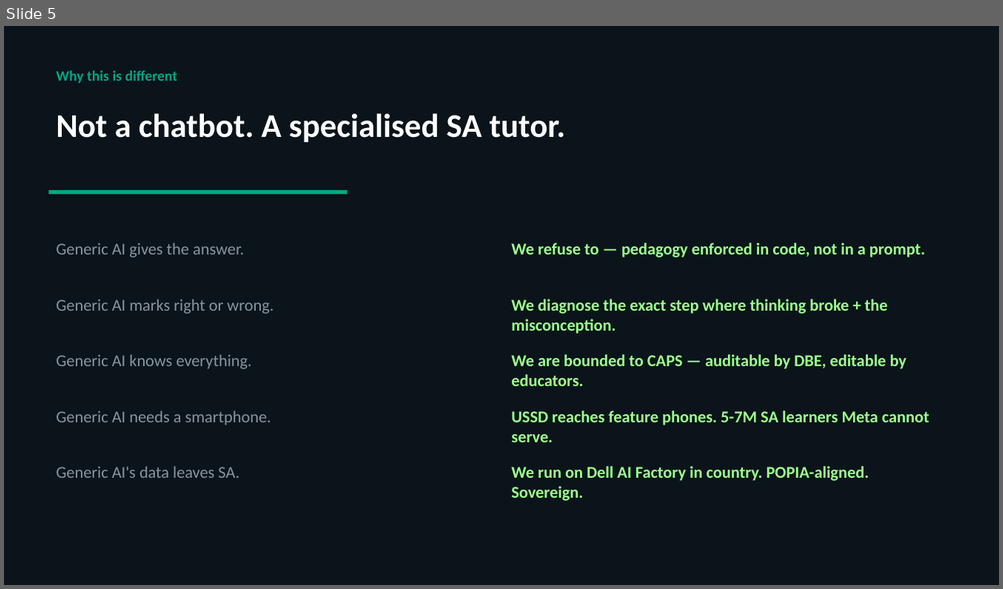
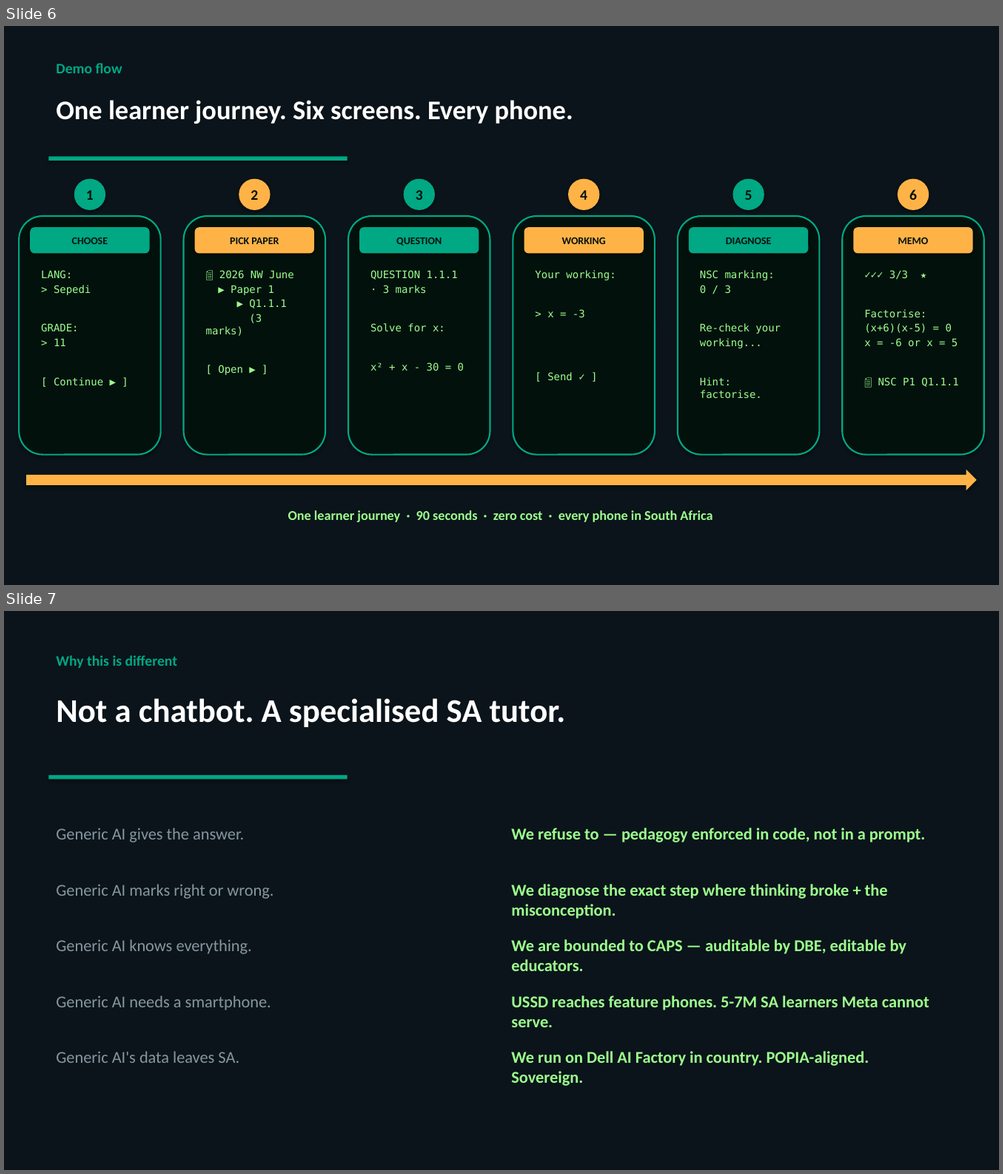
Before and after one commit to snerantie/Dell-Prototype---AI-Integration, a slide deck: pitch/AI_Tutor_Pitch.pptx. Shown one above the other, each under a label of ours: slide 5 before the commit, slides 6 and 7 after it. The pictures are 1003x589 and 1003x1174 pixels, drawn with LibreOffice and Linux fonts; fonts in the diff are those of the drawing. Boxes give left, top, right and bottom in pixels: in the first picture for what was removed or moved away, otherwise in the second. Text is boxed around its words. In the diff, an @@ line names an element or a change of style, - is before the commit and + after.

Commit message:
feat: pitch deck v2 — cover slide, deeper solution architecture, demo flow slide

```diff
--- a/pitch/AI_Tutor_Pitch.pptx
+++ b/pitch/AI_Tutor_Pitch.pptx
@@ slide 6 added at [4, 26, 999, 585], background #0B141A @@
@@ text added at [56, 63, 122, 73], 14 pt, text #00A884, bold @@
+Demo flow
@@ text added at [56, 100, 573, 124], 26 pt, text #FFFFFF, bold @@
+One learner journey. Six screens. Every phone.
@@ rectangle added at [48, 156, 347, 161], fill #00A884 @@
@@ ellipse added at [74, 179, 105, 210], fill #00A884, 14 pt, text #03110D, bold @@
+1
@@ ellipse added at [239, 179, 270, 210], fill #FFB347, 14 pt, text #03110D, bold @@
+2
@@ ellipse added at [403, 179, 435, 210], fill #00A884, 14 pt, text #03110D, bold @@
+3
@@ ellipse added at [568, 179, 600, 210], fill #FFB347, 14 pt, text #03110D, bold @@
+4
@@ ellipse added at [732, 179, 763, 210], fill #00A884, 14 pt, text #03110D, bold @@
+5
@@ ellipse added at [897, 179, 928, 210], fill #FFB347, 14 pt, text #03110D, bold @@
+6
@@ rounded rectangle added at [19, 216, 161, 455], fill #03110D, outline #00A884 1.5 pt @@
@@ rounded rectangle added at [184, 216, 326, 455], fill #03110D, outline #00A884 1.5 pt @@
@@ rounded rectangle added at [348, 216, 489, 455], fill #03110D, outline #00A884 1.5 pt @@
@@ rounded rectangle added at [513, 216, 654, 455], fill #03110D, outline #00A884 1.5 pt @@
@@ rounded rectangle added at [677, 216, 819, 455], fill #03110D, outline #00A884 1.5 pt @@
@@ rounded rectangle added at [842, 216, 984, 455], fill #03110D, outline #00A884 1.5 pt @@
@@ rounded rectangle added at [30, 227, 150, 254], fill #00A884, 10 pt, text #03110D, bold @@
+CHOOSE
@@ rounded rectangle added at [195, 227, 314, 254], fill #FFB347, 10 pt, text #03110D, bold @@
+PICK PAPER
@@ rounded rectangle added at [359, 227, 478, 254], fill #00A884, 10 pt, text #03110D, bold @@
+QUESTION
@@ rounded rectangle added at [524, 227, 643, 254], fill #FFB347, 10 pt, text #03110D, bold @@
+WORKING
@@ rounded rectangle added at [688, 227, 808, 254], fill #00A884, 10 pt, text #03110D, bold @@
+DIAGNOSE
@@ rounded rectangle added at [853, 227, 973, 254], fill #FFB347, 10 pt, text #03110D, bold @@
+MEMO
@@ text added at [41, 270, 103, 386], 10 pt, text #9CFF8C @@
+LANG:
+> Sepedi
+GRADE:
+> 11
+[ Continue ▶ ]
@@ text added at [206, 270, 294, 375], 10 pt, text #9CFF8C @@
+📄 2026 NW June
+▶ Paper 1
+▶ Q1.1.1
+(3 marks)
+[ Open ▶ ]
@@ text added at [370, 270, 464, 371], 10 pt, text #9CFF8C @@
+QUESTION 1.1.1
+· 3 marks
+Solve for x:
+x² + x - 30 = 0
@@ text added at [535, 270, 615, 380], 10 pt, text #9CFF8C @@
+Your working:
+> x = -3
+[ Send ✓ ]
@@ text added at [700, 270, 780, 399], 10 pt, text #9CFF8C @@
+NSC marking:
+0 / 3
+Re-check your
+working...
+Hint: factorise.
@@ text added at [864, 270, 958, 387], 10 pt, text #9CFF8C @@
+✓✓✓ 3/3 ★
+Factorise:
+(x+6)(x-5) = 0
+x = -6 or x = 5
+📄 NSC P1 Q1.1.1
@@ right arrow added at [26, 470, 976, 491], fill #FFB347 @@
@@ text added at [288, 511, 712, 523], 13 pt, text #9CFF8C, bold @@
+One learner journey · 90 seconds · zero cost · every phone in South Africa
@@ what was slide 5 is now slide 7 @@
```
Also in this commit, not shown: 2 other slides added, 1 slide removed, 1 other file.
